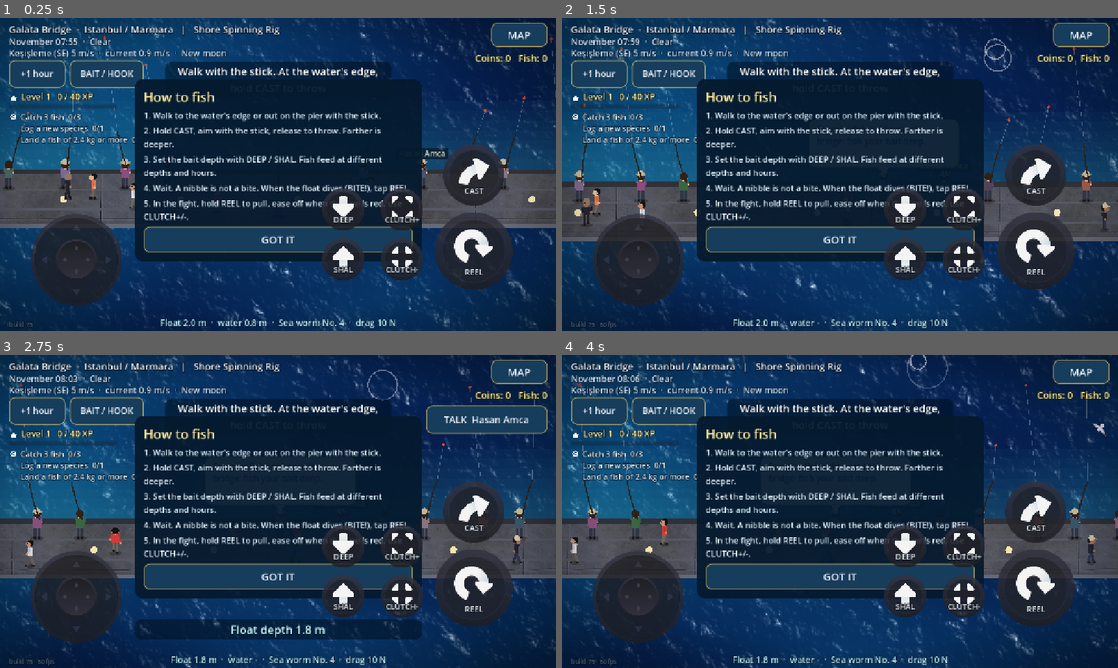
Above: before the commit, frames 1-4 (two rows, left to right).
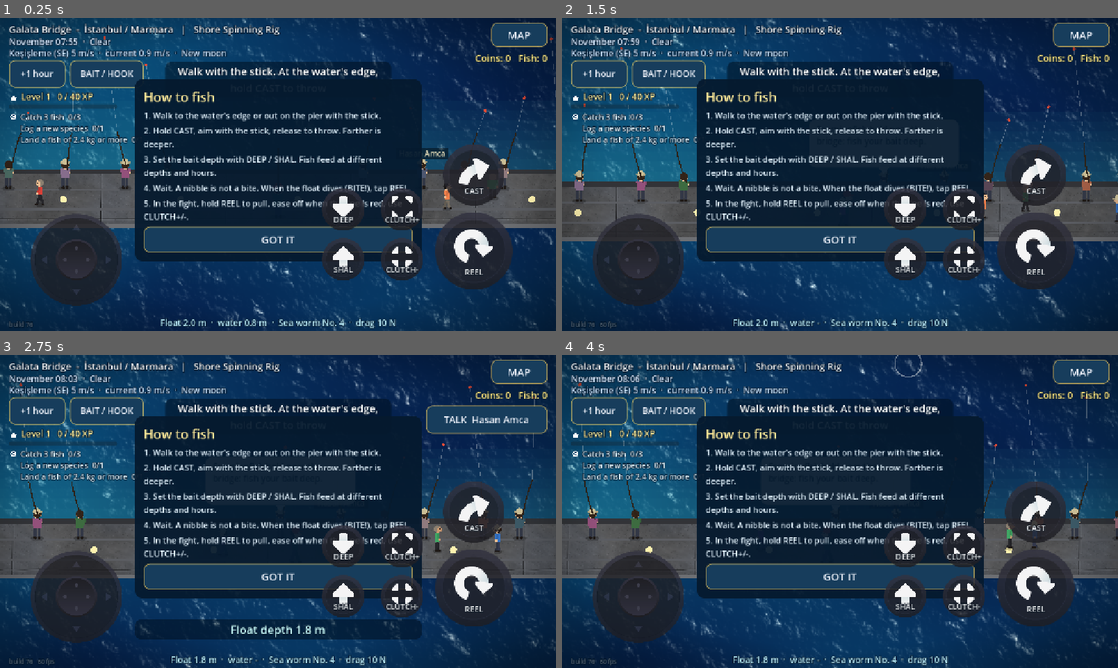
Above: after the commit, the same moments.

Repository: nextlevelcorp/godot_fishing_rpg
Game: Godot game, scene res://shore_fishing.tscn
Same seed, same stepped clock (60 frames per second), same inputs: the game is played once before the commit and once after it. This scene is started directly instead of the project's main scene.
Inputs (mouse positions are in pixels of both pictures, inside the frame that each line leads up to):
- Up to frame 1 (0.25 s): no input
- Up to frame 2 (1.5 s): move the mouse to (962, 158) at 0.52 s; hold D (steer_right) 0.53-1.25 s; tap X (anchor) at 0.6 s; click (962, 158) at 0.67 s; drag from (728, 190) to (812, 237) at 1.27 s
- Up to frame 3 (2.75 s): move the mouse to (333, 442) at 2.02 s; hold D (steer_right) from 2.03 s (still down); tap Q (bait_shallower) at 2.1 s
- Up to frame 4 (4 s): release D (steer_right) at 2.75 s; drag from (812, 574) to (673, 464) at 2.77 s; move the mouse to (1006, 558) at 3.52 s; hold A (steer_left) from 3.53 s (still down); hold Space (reel_in) from 3.53 s (still down)

The runs differ from the first frame. In frame 1, 0.3% of the frame differs, in the area x 5-90%, y 1-99%; in frame 2, 0.5%, in the area x 3-100%, y 1-99%; in frame 3, 0.5%; in frame 4, 0.5%.

Commit message:
fix: spot names spelled with Turkish letters (Çeşme, Kaş, Çanakkale, İzmir, İstanbul) (build 76)
Correct spelling of place names, not a translation: the English UI stays.

Co-Authored-By: Claude Opus 5.5 <noreply@anthropic.com>
Claude-Session: https://claude.ai/code/session_01HLtjWBZvxzhjVtsJywwULp

Diff:
--- a/fishing_spots.gd
+++ b/fishing_spots.gd
@@ -25,7 +25,7 @@
 
 const SPOTS := {
 	"galata_bridge": {
-		"name": "Galata Bridge", "local_name": "Galata Köprüsü", "region": "Istanbul / Marmara",
+		"name": "Galata Bridge", "local_name": "Galata Köprüsü", "region": "İstanbul / Marmara",
 		"lat_lon": Vector2(41.0204, 28.9740), "kind": "bridge",
 		"slope": 0.25, "max_depth_m": 12.0,
 		"unlock_level": 4,
@@ -44,7 +44,7 @@
 		"shore_color": Color(0.30, 0.31, 0.34),
 	},
 	"teos_harbor": {
-		"name": "Teos Harbor", "local_name": "Teos Limanı", "region": "Izmir / Aegean",
+		"name": "Teos Harbor", "local_name": "Teos Limanı", "region": "İzmir / Aegean",
 		"lat_lon": Vector2(38.1747, 26.7853), "kind": "harbor",
 		"slope": 0.15, "max_depth_m": 10.0,
 		"unlock_level": 2,
@@ -59,7 +59,7 @@
 		"shore_color": Color(0.62, 0.62, 0.60),
 	},
 	"dikili_bay": {
-		"name": "Dikili Bay", "local_name": "Dikili Körfezi", "region": "Izmir / Aegean",
+		"name": "Dikili Bay", "local_name": "Dikili Körfezi", "region": "İzmir / Aegean",
 		"lat_lon": Vector2(39.0700, 26.8900), "kind": "beach",
 		"slope": 0.06, "max_depth_m": 6.0,
 		"unlock_level": 1,
@@ -74,7 +74,7 @@
 		"shore_color": Color(0.90, 0.80, 0.58),
 	},
 	"cesme_cove": {
-		"name": "Cesme Cove", "local_name": "Çeşme Koyu", "region": "Izmir / Aegean",
+		"name": "Çeşme Cove", "local_name": "Çeşme Koyu", "region": "İzmir / Aegean",
 		"lat_lon": Vector2(38.3200, 26.3000), "kind": "rocky",
 		"slope": 0.35, "max_depth_m": 18.0,
 		"unlock_level": 3,
@@ -125,7 +125,7 @@
 		"shore_color": Color(0.62, 0.62, 0.60),
 	},
 	"canakkale_kordon": {
-		"name": "Canakkale Waterfront", "local_name": "Çanakkale Kordonu", "region": "Çanakkale / Dardanelles",
+		"name": "Çanakkale Waterfront", "local_name": "Çanakkale Kordonu", "region": "Çanakkale / Dardanelles",
 		"lat_lon": Vector2(40.1553, 26.4142), "kind": "harbor",
 		"slope": 0.30, "max_depth_m": 14.0,
 		"unlock_level": 7,
@@ -164,7 +164,7 @@
 		"shore_color": Color(0.40, 0.34, 0.28),
 	},
 	"kas_coast": {
-		"name": "Kas Coast", "local_name": "Kaş", "region": "Mediterranean",
+		"name": "Kaş Coast", "local_name": "Kaş", "region": "Mediterranean",
 		"lat_lon": Vector2(36.2000, 29.6400), "kind": "rocky",
 		"slope": 0.7, "max_depth_m": 40.0,
 		"unlock_level": 10,
--- a/game_session.gd
+++ b/game_session.gd
@@ -11,7 +11,7 @@
 
 ## Shown on screen so a player can tell a fresh deploy from a page the browser cached.
 ## Bump it with every build that changes behaviour.
-const BUILD := "build 75"
+const BUILD := "build 76"
 const SAVE_PATH := "user://save.cfg"
 const SAVE_VERSION := 1
 const START_RIG := "shore_spinning_rig"
